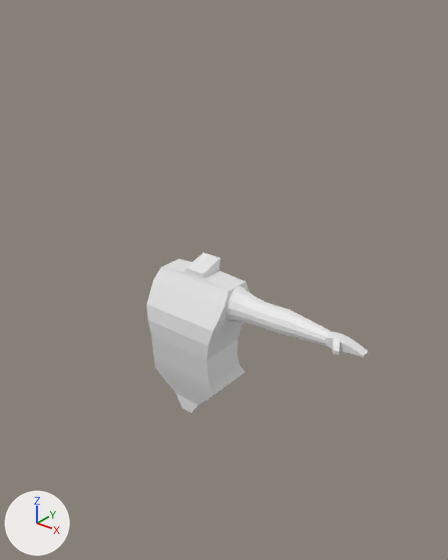
The Blender file Blend Files/Player.blend, before and after one commit.
Both versions are drawn from a camera (50 mm lens) standing at (4.58, -5.32, 4.07) and looking at (0.1, 0.28, 0.59). The lights are fixed; the arrows at lower left show +X, +Y and +Z.
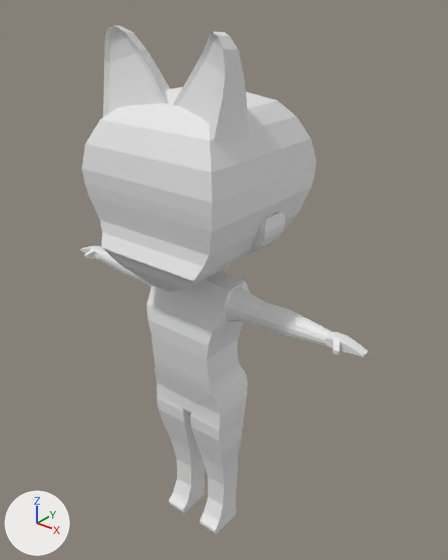
Location of each change, (x1, y1, x2, y2) in pixels of the pictures (448 x 560 px):
'Head.001', added
    after: (82, 87, 317, 292)
'Left Leg.001', added
    after: (190, 373, 248, 534)
'Left Cat Ear.001', added
    after: (173, 31, 249, 142)
'Right Cat Ear.001', added
    after: (103, 25, 170, 117)
'Right Leg.001', added
    after: (155, 368, 205, 513)
'Left Ear.001', added
    after: (251, 212, 285, 252)
'Right Arm.001', added
    after: (99, 249, 152, 287)
'Right Hand.001', added
    after: (80, 246, 103, 260)

The change, as a diff of the scene's bpy script:
```diff
--- a/Blend Files/Player.blend.py
+++ b/Blend Files/Player.blend.py
@@ me_cube_039 @@
+me_cube_039.from_pydata(...)  # 72 vertices, 70 faces; spans x -3.34..-1.4, y -1.27..1.38, z -6.77..2.97
@@ me_cube_040 @@
+me_cube_040.from_pydata(...)  # 72 vertices, 70 faces; spans x -48.87..-43.66, y -2.16..0.95, z -0.95..0.99
@@ me_cube_046 @@
+me_cube_046.from_pydata(...)  # 30 vertices, 28 faces; spans x -1.0..1.0, y -1.25..3.2, z -1.0..1.21
@@ me_cube_042 @@
+me_cube_042.from_pydata(...)  # 96 vertices, 94 faces; spans x -11.59..-5.45, y -1.0..0.97, z -0.95..1.0
@@ me_cube_049 @@
+me_cube_049.from_pydata(...)  # 72 vertices, 70 faces; spans x -0.95..1.0, y -1.27..1.38, z -6.77..2.97
@@ me_cube_048 @@
+me_cube_048.from_pydata(...)  # 28 vertices, 26 faces; spans x -2.03..0.97, y -2.15..2.15, z -2.48..2.64
@@ me_cube_041 @@
+me_cube_041.from_pydata(...)  # 30 vertices, 28 faces; spans x 1.09..3.35, y -5.01..1.82, z -2.23..0.21
@@ me_cube_044 @@
+me_cube_044.from_pydata(...)  # 68 vertices, 66 faces; spans x -4.33..4.33, y -4.49..4.37, z -0.9..8.91
@@ ob_right_leg_001 @@
+ob_right_leg_001 = bpy.data.objects.new('Right Leg.001', me_cube_039)
+ob_right_leg_001.location = (0.3, -0.12, -1.39)
+ob_right_leg_001.scale = (0.257, 0.257, 0.257)
@@ ob_right_hand_001 @@
+ob_right_hand_001 = bpy.data.objects.new('Right Hand.001', me_cube_040)
+ob_right_hand_001.location = (1.92, -0.05, 0.53)
+ob_right_hand_001.scale = (0.0858, 0.0858, 0.0858)
@@ ob_right_cat_ear_001 @@
+ob_right_cat_ear_001 = bpy.data.objects.new('Right Cat Ear.001', me_cube_046)
+ob_right_cat_ear_001.location = (-0.58, -0.48, 3.12)
+ob_right_cat_ear_001.rotation_euler = (-0.1, -0.308, 0.321)  # degrees (-5.7, -18, 18)
+ob_right_cat_ear_001.scale = (0.422, 0.119, 0.422)
@@ ob_right_arm_001 @@
+ob_right_arm_001 = bpy.data.objects.new('Right Arm.001', me_cube_042)
+ob_right_arm_001.location = (0.75, -0.05, 0.54)
+ob_right_arm_001.scale = (0.223, 0.223, 0.223)
@@ ob_left_leg_001 @@
+ob_left_leg_001 = bpy.data.objects.new('Left Leg.001', me_cube_049)
+ob_left_leg_001.location = (0.3, -0.12, -1.39)
+ob_left_leg_001.scale = (0.257, 0.257, 0.257)
@@ ob_left_ear_001 @@
+ob_left_ear_001 = bpy.data.objects.new('Left Ear.001', me_cube_048)
+ob_left_ear_001.location = (0.86, 0.15, 1.45)
+ob_left_ear_001.scale = (0.0911, 0.0911, 0.0911)
@@ ob_left_cat_ear_001 @@
+ob_left_cat_ear_001 = bpy.data.objects.new('Left Cat Ear.001', me_cube_041)
+ob_left_cat_ear_001.location = (-0.58, -0.48, 3.12)
+ob_left_cat_ear_001.rotation_euler = (-0.1, -0.308, 0.321)  # degrees (-5.7, -18, 18)
+ob_left_cat_ear_001.scale = (0.422, 0.119, 0.422)
@@ ob_head_001 @@
+ob_head_001 = bpy.data.objects.new('Head.001', me_cube_044)
+ob_head_001.location = (0.0, 0.0, 1.05)
+ob_head_001.scale = (0.22, 0.22, 0.22)
```
